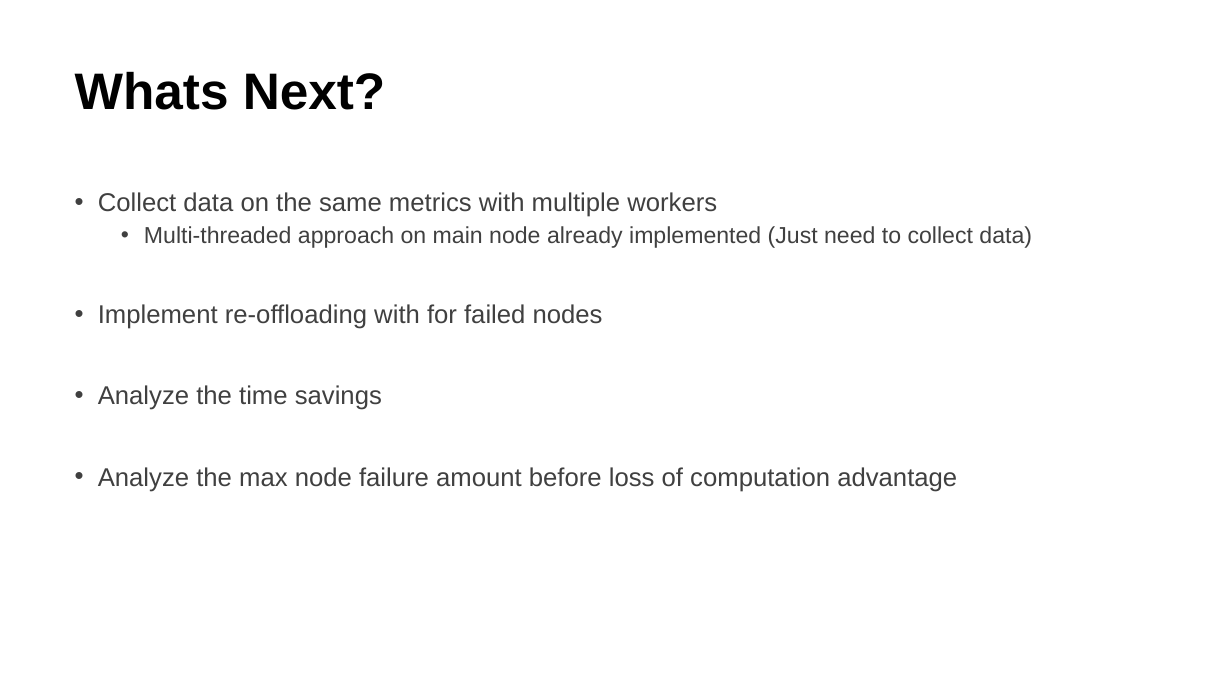
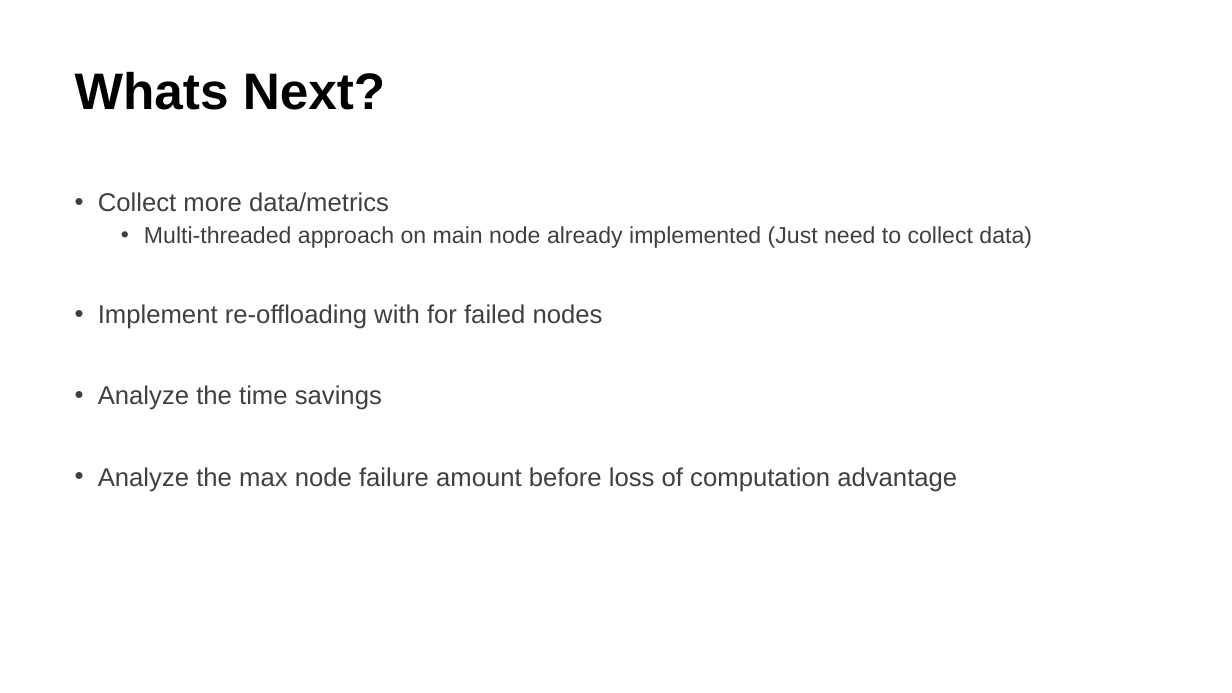
Before and after one commit to Nachiket27p/DistributedOffloading, a slide deck: slide 9 of proposal/presentation/midProject.pptx (slide 8 before the commit). Drawn at 1232x693 pixels with LibreOffice and Linux fonts; fonts in the diff are those of the drawing. Boxes give left, top, right and bottom in pixels: in the first picture for what was removed or moved away, otherwise in the second. Text is boxed around its words. In the diff, an @@ line names an element or a change of style, - is before the commit and + after.

Commit message:
created class to hander workers. Need to test.

```diff
--- a/proposal/presentation/midProject.pptx
+++ b/proposal/presentation/midProject.pptx
@@ text at (x1=98, y1=192, x2=389, y2=212): text changed @@
-• Collect data on the same metrics with multiple workers
+• Collect more data/metrics
```
Also in this commit, not shown: 6 other slides changed, 1 slide added, 1 other file.
